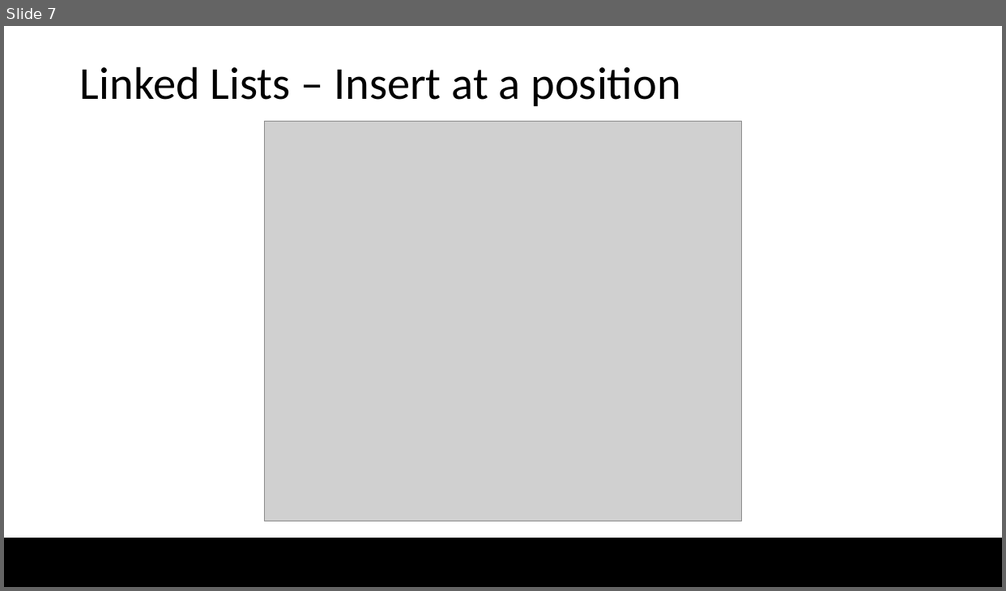
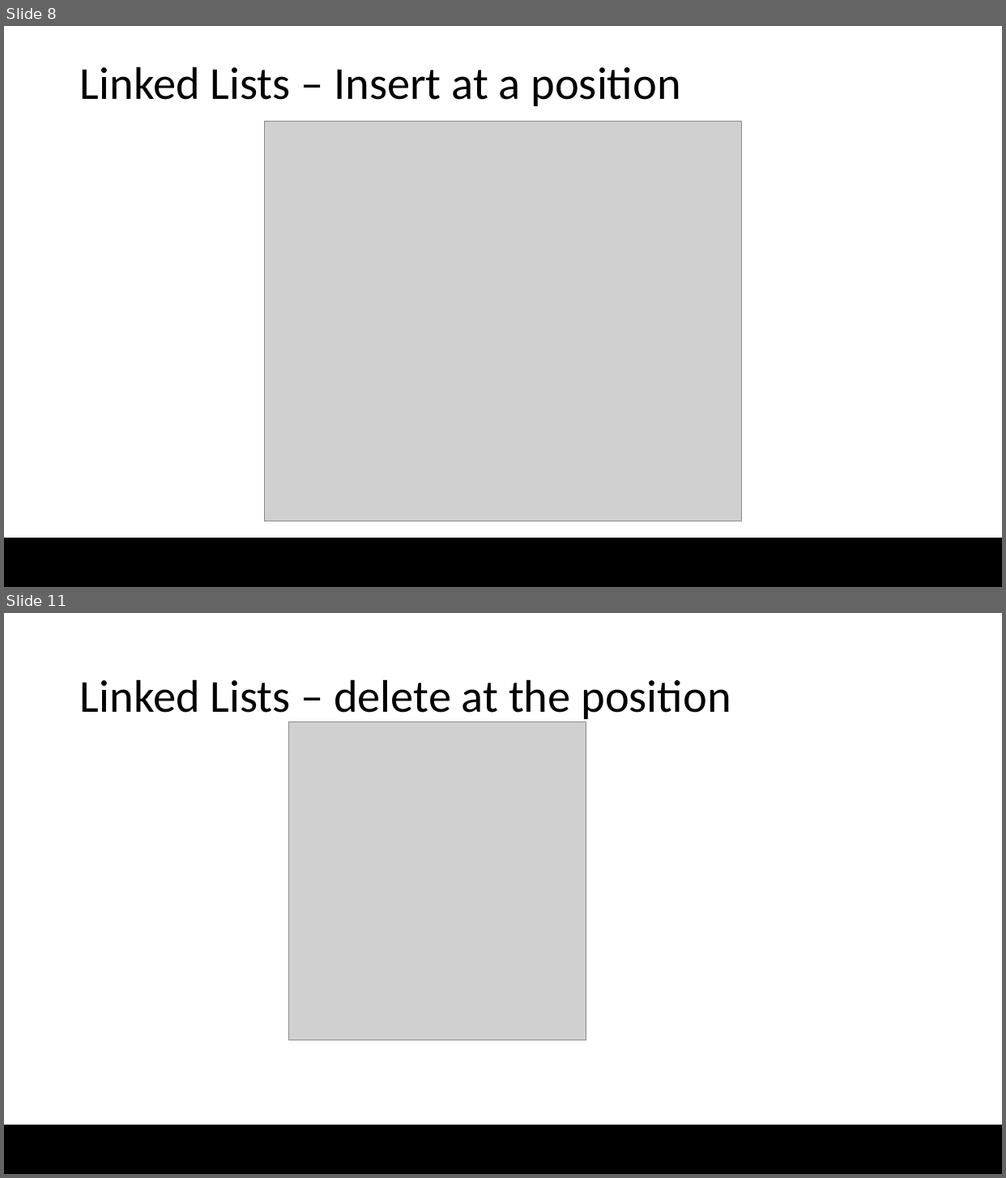
Before and after one commit to Noah274/Grundner-Ferecean-Linked-List-2022, a slide deck: Linked_List.pptx. Shown one above the other, each under a label of ours: slide 7 before the commit, slides 8 and 11 after it; the slides between them are not shown. The pictures are 1006x591 and 1006x1178 pixels, drawn with LibreOffice and Linux fonts; fonts in the diff are those of the drawing; grey boxes stand for pictures; background and template pictures are left out. Boxes give left, top, right and bottom in pixels: in the first picture for what was removed or moved away, otherwise in the second. Text is boxed around its words. In the diff, an @@ line names an element or a change of style, - is before the commit and + after.

Commit message:
added the delete slide

```diff
--- a/Linked_List.pptx
+++ b/Linked_List.pptx
@@ slide 11 added at bbox=[4, 613, 1002, 1174], background #FFFFFF; not listed: 1 template element that a slide beside it also shows @@
@@ title added at bbox=[80, 679, 731, 722], 44 pt, text #000000 @@
+Linked Lists – delete at the position
@@ picture added at bbox=[288, 722, 586, 1041] @@
@@ what was slide 7 is now slide 8 @@
```
Also in this commit, not shown: 3 other slides added.
